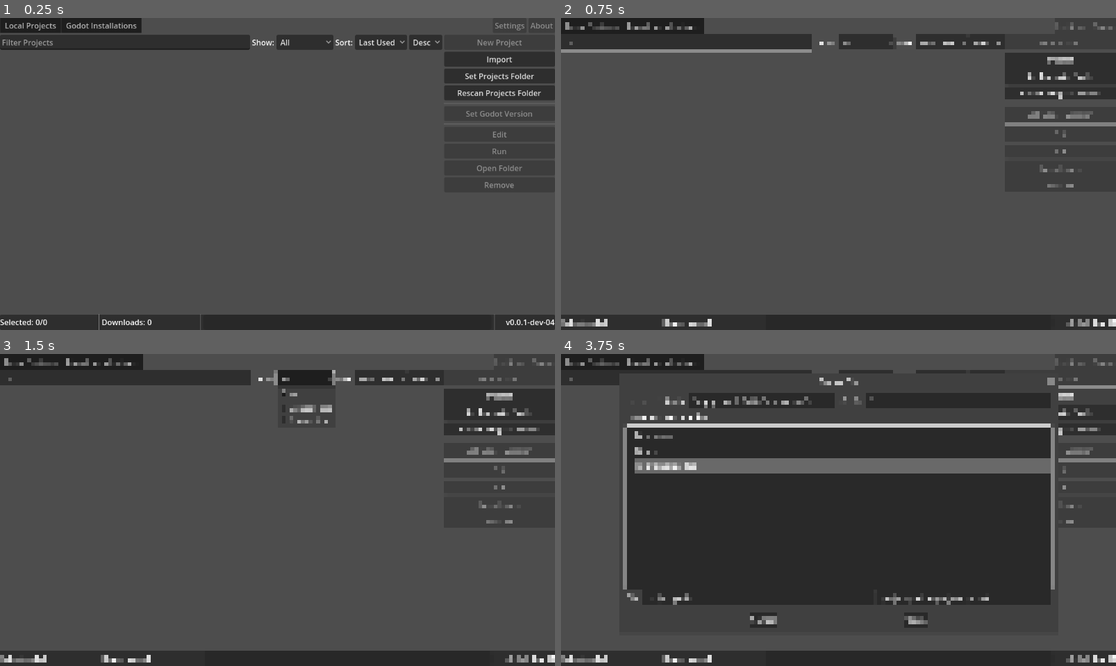
Above: before the commit, frames 1-4 (two rows, left to right).
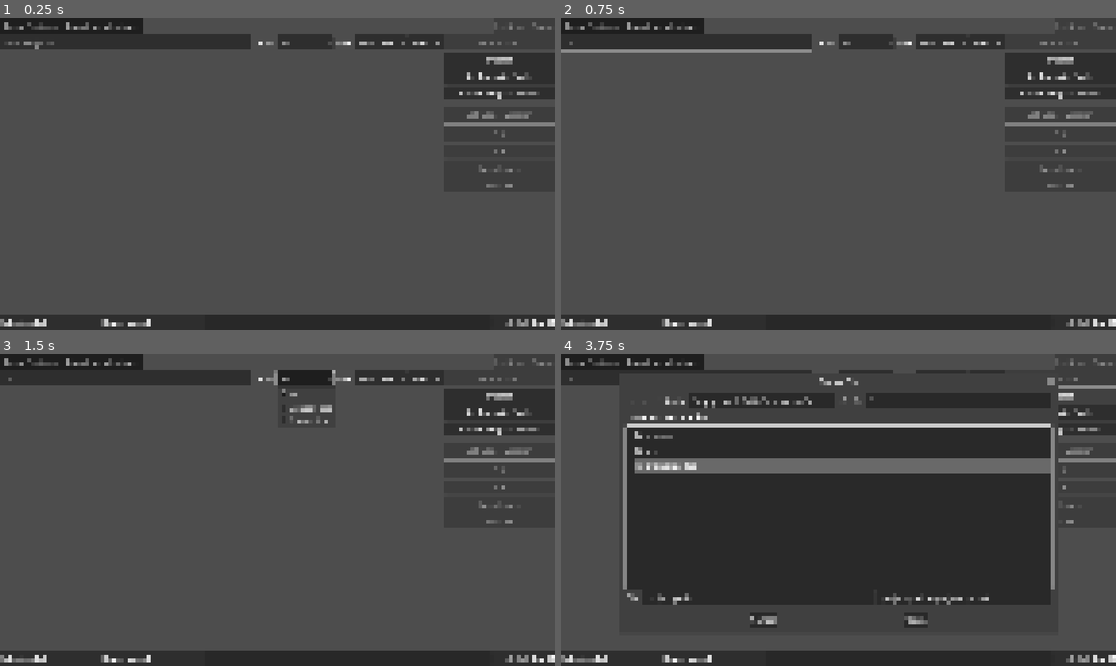
Above: after the commit, the same moments.

Repository: drusin/godot-switcheroo
Game: Godot game, scene res://src/main.tscn
Same seed, same stepped clock (60 frames per second), same inputs: the game is played once before the commit and once after it. The engine's default icon, where the game draws it, is replaced by a stand-in: a white triangle on a blue panel in a dark square.
Inputs (mouse positions are in pixels of both pictures, inside the frame that each line leads up to):
- Up to frame 1 (0.25 s): no input
- Up to frame 2 (0.75 s): click (688, 42) at 0.52 s; type "12" at 0.6 s
- Up to frame 3 (1.5 s): click "All" at 1.25 s
- Up to frame 4 (3.75 s): click "Last Used" at 2 s; click "Desc" at 2.75 s; click "Import" at 3.5 s

The runs differ from the first frame. In frame 1, 3.0% of the frame differs, in the area x 0-100%, y 0-100%; in frame 2, nothing differs; in frame 3, nothing differs; in frame 4, less than 0.1%.
Error before the commit: Trying to assign value of type 'Nil' to a variable of type 'Dictionary'. (res://src/autoloads/downloads.gd:29)

Commit message:
wip lazy loading

Diff:
--- a/src/autoloads/downloads.gd
+++ b/src/autoloads/downloads.gd
@@ -1,6 +1,5 @@
 extends Node
 
-signal available_versions_ready()
 signal version_downloaded(version: GodotVersion)
 signal single_update(version: String, percent: int)
 signal all_update(downloads: int, percent: int)
@@ -17,7 +16,6 @@
 
 func _ready() -> void:
 	DirAccess.make_dir_absolute(_temp_dir)
-	_fetch_available_versions()
 	_update_timer.timeout.connect(_send_updates)
 	_update_timer.wait_time = CONSTANTS.DOWNLOAD_TIMER_UPDATE
 	_update_timer.autostart = true
@@ -31,10 +29,11 @@
 			.filter(func (key: String): return !key.begins_with("1") and !key.begins_with("2"))
 	for filtered in filtered_names:
 		_available_versions[filtered] = parsed_versions[filtered]
-	available_versions_ready.emit()
 
 
 func available_versions() -> Array[String]:
+	if _available_versions.is_empty():
+		await _fetch_available_versions()
 	var return_val: Array[String] = []
 	return_val.append_array(_available_versions.keys())
 	return return_val
--- a/src/autoloads/installations.gd
+++ b/src/autoloads/installations.gd
@@ -1,47 +1,51 @@
 extends Node
 
-signal versions_loaded(versions: Array[GodotVersion])
+signal versions_loaded
 signal installations_changed()
 
 const ABOUT_FILE := "Custom installations dictionairy for https://github.com/drusin/godot-switcheroo"
 const VERSION_CACHE_FILE := "user://.installations.godot-switcheroo"
 const VERSION_CACHE_FILE_VERSION := 1
 
-var _installations := {}
+var _local_installations := {}
+var _remote_versions := {}
 
 
 func _ready() -> void:
-	DOWNLOADS.available_versions_ready.connect(_add_remote_versions)
 	DOWNLOADS.version_downloaded.connect(_on_version_downloaded)
 	_load_cache()
 	_persist_cache()
 
 
 func add_custom(custom: GodotVersion) -> void:
-	_installations[custom.id()] = custom
+	_local_installations[custom.id()] = custom
 	_persist_cache()
 	installations_changed.emit()
 
 
 func add_managed(installations: Array) -> void:
 	for installation in installations:
-		_installations[installation.id()] = installation
+		_local_installations[installation.id()] = installation
 	_persist_cache()
 	installations_changed.emit()
 
 
 func version(id: String) -> GodotVersion:
-	return _installations[id] if _installations.has(id) else null
+	return _local_installations[id] if _local_installations.has(id) else null
 
 
 func all_versions() -> Array[GodotVersion]:
+	await _add_remote_versions()
 	var returnVal: Array[GodotVersion] = []
-	returnVal.append_array(_installations.values())
+	returnVal.append_array(_remote_versions.values())
+	returnVal.append_array(_local_installations.values())
 	return returnVal
 
 
 func local_versions() -> Array[GodotVersion]:
-	return all_versions().filter(func (ver: GodotVersion): return ver.installation_path != "")
+	var returnVal: Array[GodotVersion] = []
+	returnVal.append_array(_local_installations.values())
+	return returnVal
 
 
 func remove(ids: Array):
@@ -58,7 +62,7 @@
 		DirAccess.remove_absolute(to_remove.folder_path())
 		to_remove.installation_path = ""
 	else:
-		_installations.erase(id)
+		_local_installations.erase(id)
 
 
 func _on_version_downloaded(downloaded: GodotVersion) -> void:
@@ -66,11 +70,12 @@
 
 
 func _add_remote_versions():
-	for version_str in DOWNLOADS.available_versions():
+	_remote_versions = {}
+	for version_str in await DOWNLOADS.available_versions():
 		var godot_version = GodotVersion.new()
 		godot_version.version = version_str
-		if not _installations.has(godot_version.id()):
-			_installations[godot_version.id()] = godot_version
+		if not _local_installations.has(godot_version.id()):
+			_remote_versions[godot_version.id()] = godot_version
 
 
 func _persist_cache() -> void:
@@ -102,5 +107,5 @@
 		return
 	for installation_dict in version_cache.installations:
 		var installation: GodotVersion = dict_to_inst(installation_dict)
-		_installations[installation.id()] = installation
-	versions_loaded.emit(all_versions())
+		_local_installations[installation.id()] = installation
+	versions_loaded.emit()
--- a/src/installations/custom_version_dialog.gd
+++ b/src/installations/custom_version_dialog.gd
@@ -30,15 +30,15 @@
 
 func _ready():
 	VersionButton.get_popup().max_size = Vector2i(300, 300)
-	var versions := DOWNLOADS.available_versions()
+
+
+func custom_popup() -> void:
+	PathEdit.clear()
+	var versions := await DOWNLOADS.available_versions()
 	ArrayUtils.sort(versions, Comparators.STR_NATURAL_NO_CASE)
 	for i in versions.size():
 		VersionButton.add_item(versions[i], i)
 		_version_index_mapping[versions[i]] = i
-
-
-func custom_popup() -> void:
-	PathEdit.clear()
 	VersionButton.editable = not locating_set_version
 	NameEdit.editable = not locating_set_version
 	if not locating_set_version:
--- a/src/projects/choose_installation.gd
+++ b/src/projects/choose_installation.gd
@@ -21,6 +21,22 @@
 func _ready() -> void:
 	VersionOption.get_popup().max_size = Vector2i(300, 300)
 	_alpha_regex.compile("\\d-alpha")
+
+
+func _on_confirmed() -> void:
+	if allow_custom:
+		PREFERENCES.write(Prefs.Keys.CHOOSE_MANAGED, ManagedCustomFilter.selected)
+	PREFERENCES.write(Prefs.Keys.CHOOSE_SORT, AscDescOption.selected)
+	PREFERENCES.write(Prefs.Keys.CHOOSE_PRE_ALPHA, PreAlpha.button_pressed)
+	PREFERENCES.write(Prefs.Keys.CHOOSE_ALPHA, Alpha.button_pressed)
+	PREFERENCES.write(Prefs.Keys.CHOOSE_BETA, Beta.button_pressed)
+	PREFERENCES.write(Prefs.Keys.CHOOSE_RC, Rc.button_pressed)
+	PREFERENCES.write(Prefs.Keys.CHOOSE_MONO, Mono.button_pressed)
+	PREFERENCES.write(Prefs.Keys.CHOOSE_UNISTALLED, Uninstalled.button_pressed)
+	version_set.emit(INSTALLATIONS.version(VersionOption.get_item_metadata(VersionOption.selected)))
+
+
+func _on_about_to_popup() -> void:
 	if allow_custom:
 		ManagedCustomFilter.selected = PREFERENCES.read(Prefs.Keys.CHOOSE_MANAGED)
 	else:
@@ -33,31 +49,15 @@
 	Rc.button_pressed = PREFERENCES.read(Prefs.Keys.CHOOSE_RC)
 	Mono.button_pressed = PREFERENCES.read(Prefs.Keys.CHOOSE_MONO)
 	Uninstalled.button_pressed = PREFERENCES.read(Prefs.Keys.CHOOSE_UNISTALLED)
-
-
-func _on_confirmed() -> void:
-	if allow_custom:
-		PREFERENCES.write(Prefs.Keys.CHOOSE_MANAGED, ManagedCustomFilter.selected)
-	PREFERENCES.write(Prefs.Keys.CHOOSE_SORT, AscDescOption.selected)
-	PREFERENCES.write(Prefs.Keys.CHOOSE_PRE_ALPHA, PreAlpha.button_pressed)
-	PREFERENCES.write(Prefs.Keys.CHOOSE_ALPHA, Alpha.button_pressed)
-	PREFERENCES.write(Prefs.Keys.CHOOSE_BETA, Beta.button_pressed)
-	PREFERENCES.write(Prefs.Keys.CHOOSE_RC, Rc.button_pressed)
-	PREFERENCES.write(Prefs.Keys.CHOOSE_MONO, Mono.button_pressed)
-	PREFERENCES.write(Prefs.Keys.CHOOSE_UNISTALLED, Uninstalled.button_pressed)
-	emit_signal("version_set", INSTALLATIONS.version(VersionOption.get_item_metadata(VersionOption.selected)))
-
-
-func _on_about_to_popup() -> void:
-	_refresh_version_list()
+	await _refresh_version_list()
 
 
 func _some_filter_changed(_ignore) -> void:
-	_refresh_version_list()
+	await _refresh_version_list()
 
 
 func _refresh_version_list() -> void:
-	var versions := INSTALLATIONS.all_versions() if Uninstalled.button_pressed else INSTALLATIONS.local_versions()
+	var versions := await INSTALLATIONS.all_versions() if Uninstalled.button_pressed else INSTALLATIONS.local_versions()
 	var filtered := versions \
 			.filter(_managed) \
 			.filter(_pre_alpha) \
Not shown: 1 places in src/projects/choose_installation.tscn that only renumber resources
